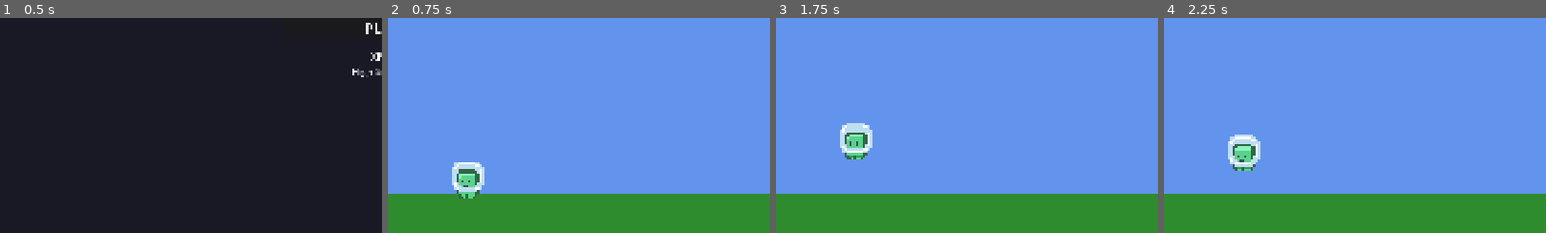
Above: before the commit, frames 1-4 (left to right).
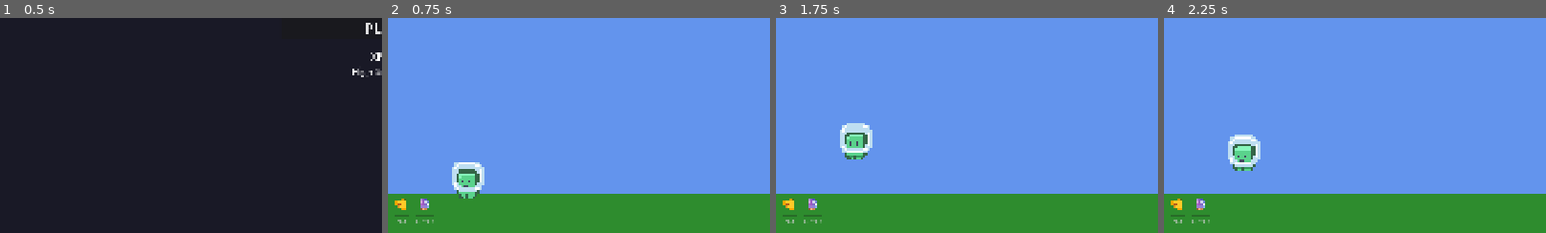
Above: after the commit, the same moments.

Repository: neoasistant-bot/runner-godot
Game: Godot game, scene res://scenes/main_menu.tscn
Two runs of this game, one before a commit and one after it. Both use one fixed random seed, a clock stepped at 60 frames per second and the inputs below.
Inputs (mouse positions are % of the whole screen's width and height, from its top left):
- Up to frame 1 (0.5 s): no input
- Up to frame 2 (0.75 s): click "PLAY" at 0.5 s
- Up to frame 3 (1.75 s): tap Enter at 1.25 s; move the mouse to (72, 45) at 1.27 s; hold D (move_right) from 1.28 s (still down); click (72, 45) at 1.42 s; tap W (move_up) at 1.52 s
- Up to frame 4 (2.25 s): keep holding D (move_right); move the mouse to (30, 55) at 2.02 s
The pictures show only the part of the screen within x 0-50%, y 50-100%; the shares and areas given below are measured in that part.

Frame 1 is identical in both runs. In frame 2, 0.4% of the frame differs, in the area x 1-12%, y 84-96%; in frame 3, 0.4%; in frame 4, 0.4%.

Commit message:
fix: thresholds de XP más bajos (30/80/180/350/600), HUD de combate con slots melee+ranged y cooldown visual

Diff:
--- a/scenes/level.tscn
+++ b/scenes/level.tscn
@@ -132,6 +132,56 @@
 text = "Level Name"
 horizontal_alignment = 1
 
+[node name="CombatHUD" type="HBoxContainer" parent="UI"]
+visible = true
+offset_left = 16.0
+offset_top = 980.0
+offset_right = 300.0
+offset_bottom = 1060.0
+theme_override_constants/separation = 16
+
+[node name="MeleeSlot" type="VBoxContainer" parent="UI/CombatHUD"]
+theme_override_constants/separation = 4
+
+[node name="MeleeIcon" type="Label" parent="UI/CombatHUD/MeleeSlot"]
+theme_override_font_sizes/font_size = 36
+text = "👊"
+horizontal_alignment = 1
+
+[node name="MeleeBar" type="ProgressBar" parent="UI/CombatHUD/MeleeSlot"]
+offset_right = 80.0
+offset_bottom = 10.0
+show_percentage = false
+max_value = 1.0
+value = 0.0
+
+[node name="MeleeHint" type="Label" parent="UI/CombatHUD/MeleeSlot"]
+theme_override_font_sizes/font_size = 14
+theme_override_colors/font_color = Color(0.8, 0.8, 0.8, 1)
+text = "TAP"
+horizontal_alignment = 1
+
+[node name="RangedSlot" type="VBoxContainer" parent="UI/CombatHUD"]
+theme_override_constants/separation = 4
+
+[node name="RangedIcon" type="Label" parent="UI/CombatHUD/RangedSlot"]
+theme_override_font_sizes/font_size = 36
+text = "🔮"
+horizontal_alignment = 1
+
+[node name="RangedBar" type="ProgressBar" parent="UI/CombatHUD/RangedSlot"]
+offset_right = 80.0
+offset_bottom = 10.0
+show_percentage = false
+max_value = 1.0
+value = 0.0
+
+[node name="RangedHint" type="Label" parent="UI/CombatHUD/RangedSlot"]
+theme_override_font_sizes/font_size = 14
+theme_override_colors/font_color = Color(0.8, 0.8, 0.8, 1)
+text = "2x TAP"
+horizontal_alignment = 1
+
 [node name="PowerUpPanel" type="VBoxContainer" parent="UI"]
 visible = false
 offset_left = 1750.0
--- a/scripts/combat_controller.gd
+++ b/scripts/combat_controller.gd
@@ -3,8 +3,8 @@
 
 ## Handles player combat: melee and ranged attacks
 
-signal melee_attacked
-signal ranged_attacked
+signal melee_attacked(cooldown: float)
+signal ranged_attacked(cooldown: float)
 
 const MELEE_COOLDOWN: float = 0.4
 const RANGED_COOLDOWN: float = 0.8
@@ -33,6 +33,14 @@
 
 func disable() -> void:
 	_enabled = false
+
+func get_melee_cooldown_ratio() -> float:
+	var max_cd: float = MELEE_COOLDOWN * (0.5 if PowerUpManager.is_active("attack_speed") else 1.0)
+	return clamp(_melee_cooldown_timer / max_cd, 0.0, 1.0)
+
+func get_ranged_cooldown_ratio() -> float:
+	var max_cd: float = RANGED_COOLDOWN * (0.5 if PowerUpManager.is_active("attack_speed") else 1.0)
+	return clamp(_ranged_cooldown_timer / max_cd, 0.0, 1.0)
 
 func _process(delta: float) -> void:
 	# Update cooldowns
@@ -80,7 +88,7 @@
 	var cooldown: float = MELEE_COOLDOWN * (0.5 if PowerUpManager.is_active("attack_speed") else 1.0)
 	_melee_cooldown_timer = cooldown
 	_spawn_melee_attack()
-	melee_attacked.emit()
+	melee_attacked.emit(cooldown)
 
 func _try_ranged_attack() -> void:
 	if _ranged_cooldown_timer > 0:
@@ -88,7 +96,7 @@
 	var cooldown: float = RANGED_COOLDOWN * (0.5 if PowerUpManager.is_active("attack_speed") else 1.0)
 	_ranged_cooldown_timer = cooldown
 	_spawn_projectile()
-	ranged_attacked.emit()
+	ranged_attacked.emit(cooldown)
 
 func _spawn_melee_attack() -> void:
 	var attack: MeleeAttack = melee_attack_scene.instantiate()
--- a/scripts/game_manager.gd
+++ b/scripts/game_manager.gd
@@ -26,7 +26,7 @@
 var levels_completed: int = 0
 var _current_phase: int = DifficultyPhase.OBSTACLES_ONLY
 
-const PHASE_THRESHOLDS: Array[int] = [0, 100, 250, 500, 900, 1500]
+const PHASE_THRESHOLDS: Array[int] = [0, 30, 80, 180, 350, 600]
 
 func _ready() -> void:
 	load_data()
--- a/scripts/level.gd
+++ b/scripts/level.gd
@@ -18,6 +18,12 @@
 @onready var power_up_panel: VBoxContainer = $UI/PowerUpPanel
 @onready var power_up_icon: Label = $UI/PowerUpPanel/PowerUpIcon
 @onready var power_up_bar: ProgressBar = $UI/PowerUpPanel/PowerUpBar
+@onready var melee_bar: ProgressBar = $UI/CombatHUD/MeleeSlot/MeleeBar
+@onready var ranged_bar: ProgressBar = $UI/CombatHUD/RangedSlot/RangedBar
+@onready var melee_icon: Label = $UI/CombatHUD/MeleeSlot/MeleeIcon
+@onready var ranged_icon: Label = $UI/CombatHUD/RangedSlot/RangedIcon
+
+var _combat_controller: CombatController = null
 
 var _total_distance: float = 0.0
 
@@ -88,6 +94,9 @@
 	if GameManager.high_score == 0:
 		high_score_indicator.visible = false
 
+	# Obtener CombatController del player
+	_combat_controller = player.get_node_or_null("CombatController")
+
 	# Connect signals
 	world.distance_updated.connect(_on_distance_updated)
 	GameManager.xp_changed.connect(_on_xp_changed)
@@ -145,14 +154,24 @@
 	tween.tween_property(high_score_indicator, "scale", Vector2(1.0, 1.0), 0.1)
 
 func _process(_delta: float) -> void:
+	# Power-up timer
 	if not PowerUpManager.get_active_type().is_empty():
 		power_up_bar.value = PowerUpManager.get_remaining_ratio()
-		# Parpadeo en los últimos 2s
 		var ratio: float = PowerUpManager.get_remaining_ratio()
 		if ratio < 0.2:
 			power_up_panel.modulate.a = 0.4 + 0.6 * abs(sin(Time.get_ticks_msec() * 0.01))
 		else:
 			power_up_panel.modulate.a = 1.0
+
+	# Combat HUD — cooldown bars (0 = listo, 1 = en cooldown)
+	if _combat_controller:
+		var m_ratio: float = _combat_controller.get_melee_cooldown_ratio()
+		var r_ratio: float = _combat_controller.get_ranged_cooldown_ratio()
+		melee_bar.value = m_ratio
+		ranged_bar.value = r_ratio
+		# Oscurecer ícono cuando está en cooldown
+		melee_icon.modulate.a = 0.4 if m_ratio > 0.0 else 1.0
+		ranged_icon.modulate.a = 0.4 if r_ratio > 0.0 else 1.0
 
 func _on_power_up_activated(type: String) -> void:
 	const ICONS: Dictionary = {
